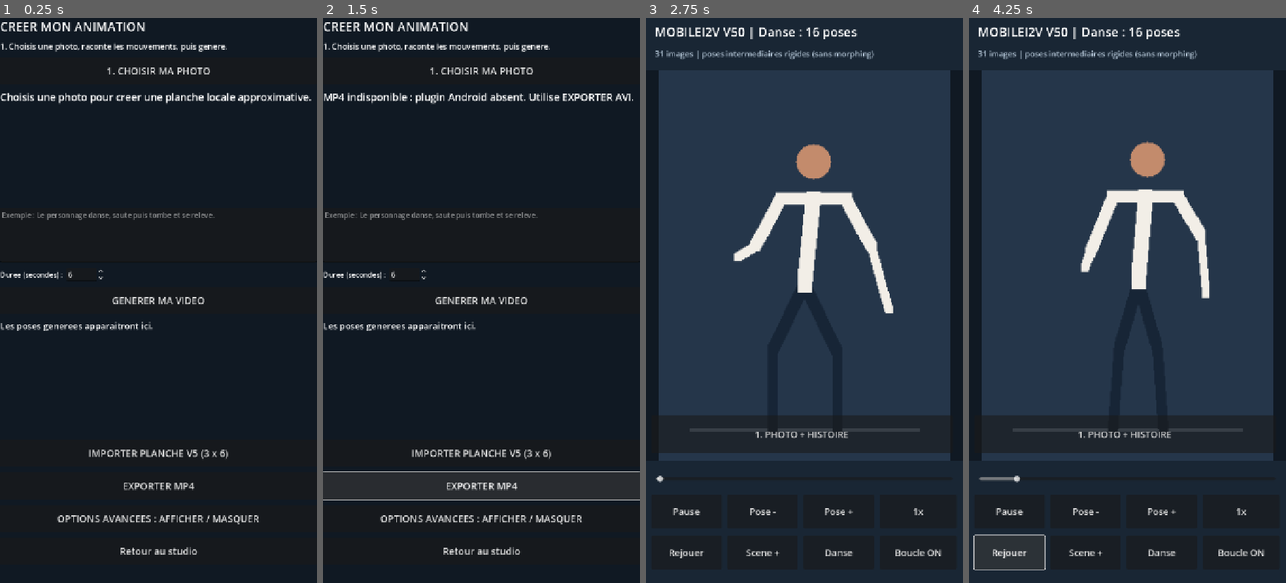
Above: before the commit, frames 1-4 (left to right).
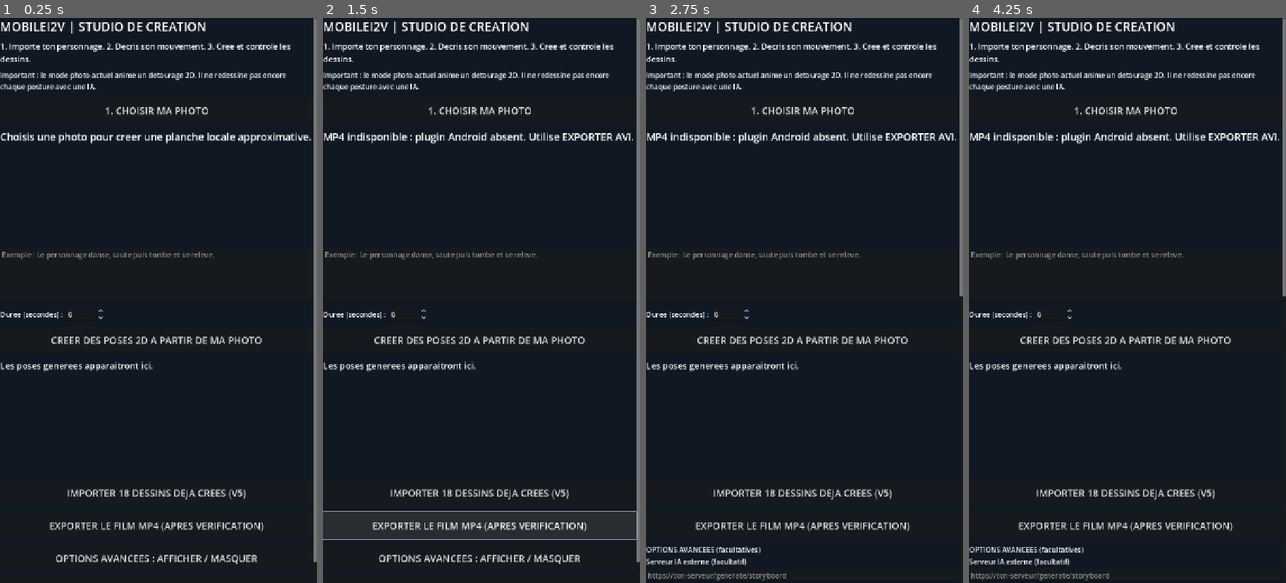
Above: after the commit, the same moments.

Repository: ericjamesempere-stack/MobileI2V-Xiaomi-
Game: Godot game, scene res://scenes/main.tscn
The game is run twice, just before and just after one commit, with the same random seed, the same clock (stepped at 60 frames per second) and the same inputs.
Inputs (mouse positions are in pixels of both pictures, inside the frame that each line leads up to):
- Up to frame 1 (0.25 s): no input
- Up to frame 2 (1.5 s): click "GENERER MA VIDEO" (after the commit: "CREER DES POSES 2D A PARTIR D…") at 0.5 s; click "EXPORTER MP4" (after the commit: "EXPORTER LE FILM MP4 (APRES V…") at 1.25 s
- Up to frame 3 (2.75 s): click (804, 549) at 2 s, where only the run before the commit has a clickable "Retour au studio"
- Up to frame 4 (4.25 s): click "Rejouer" at 2.75 s; click "Rejouer" at 3.5 s

The runs differ from the first frame. In frame 1, 11% of the frame differs, in the area x 0-100%, y 0-97%; in frame 2, 13%; in frame 3, 62%; in frame 4, 63%, in the area x 0-100%, y 0-100%.

Commit message:
Clarify photo versus V5 drawings workflows and display generated pose preview

Diff:
--- a/scripts/storyboard.gd
+++ b/scripts/storyboard.gd
@@ -45,8 +45,9 @@
     root_box.add_theme_constant_override("separation", 12)
     sc.add_child(root_box)
     sc.horizontal_scroll_mode = ScrollContainer.SCROLL_MODE_DISABLED
-    _label("CREER MON ANIMATION", 28)
-    _label("1. Choisis une photo, raconte les mouvements, puis genere.", 18)
+    _label("MOBILEI2V | STUDIO DE CREATION", 28)
+    _label("1. Importe ton personnage. 2. Decris son mouvement. 3. Cree et controle les dessins.", 18)
+    _label("Important : le mode photo actuel anime un detourage 2D. Il ne redessine pas encore chaque posture avec une IA.", 16)
     _button("1. CHOISIR MA PHOTO", _choose_image)
     status = _label("Choisis une photo pour creer une planche locale approximative.", 23)
     preview = TextureRect.new()
@@ -77,7 +78,7 @@
     duration_input.step = 1
     duration_input.value = 6
     line.add_child(duration_input)
-    _button("GENERER MA VIDEO", _automatic_local_movie)
+    _button("CREER DES POSES 2D A PARTIR DE MA PHOTO", _automatic_local_movie)
     contact_caption = _label("Les poses generees apparaitront ici.", 20)
     contact_sheet = TextureRect.new()
     contact_sheet.custom_minimum_size = Vector2(0, 220)
@@ -85,8 +86,8 @@
     contact_sheet.expand_mode = TextureRect.EXPAND_IGNORE_SIZE
     contact_sheet.stretch_mode = TextureRect.STRETCH_KEEP_ASPECT_CENTERED
     root_box.add_child(contact_sheet)
-    _button("IMPORTER PLANCHE V5 (3 x 6)", _choose_pose_sheet)
-    _button("EXPORTER MP4", _export_board_mp4)
+    _button("IMPORTER 18 DESSINS DEJA CREES (V5)", _choose_pose_sheet)
+    _button("EXPORTER LE FILM MP4 (APRES VERIFICATION)", _export_board_mp4)
     var advanced_box := VBoxContainer.new()
     root_box.add_child(advanced_box)
     advanced_box.visible = false
@@ -118,7 +119,7 @@
     _button("Pose suivante", _next, advanced_box)
     _button("Enregistrer la planche", _save, advanced_box)
     _button("Recharger la planche", _load_saved, advanced_box)
-    _button("Retour au studio", _close)
+    _button("FERMER LE STUDIO (ANCIEN LECTEUR)", _close)
     picker = FileDialog.new()
     picker.file_mode = FileDialog.FILE_MODE_OPEN_FILE
     picker.access = FileDialog.ACCESS_FILESYSTEM
@@ -267,6 +268,7 @@
         accepted.append(true)
         plan.append(i)
     frame_index = 0
+    _refresh()
     _build_contact_sheet()
     status.text = "18 poses V5 importees localement. Export MP4 disponible. ATTENTION : poses maintenues, pas de redessin IA."
 
@@ -502,7 +504,7 @@
     preview.texture = ImageTexture.create_from_image(img)
     status.text = "PHOTO CHARGEE (%d x %d) : preparation..." % [img.get_width(), img.get_height()]
     await get_tree().process_frame
-    status.text = "Photo conservee. Decris une action puis lance Planche adaptative 2D."
+    status.text = "Photo importee. Decris une action. Le mode 2D conserve des morceaux de la photo; pas de redessin IA."
 
 func _texture_for_path(path: String) -> Texture2D:
     if path.begins_with("user://") or path.begins_with("/"):
@@ -807,12 +809,19 @@
     # Reset only the in-memory result of the previous generation.
     # Previously, a failed generation could export an old storyboard as
     # though it were the newly requested video. Saved projects are untouched.
+    v5_sheet_loaded = false
     sources.clear()
     paths.clear()
     plan.clear()
     accepted.clear()
     frame_index = 0
-    preview.texture = null
+    # Preserve the reference photo preview until actual pose frames exist.
+    if not imported_path.is_empty() and FileAccess.file_exists(imported_path):
+        var reference_image := Image.new()
+        if reference_image.load(imported_path) == OK:
+            preview.texture = ImageTexture.create_from_image(reference_image)
+    else:
+        preview.texture = null
     contact_sheet.texture = null
     contact_caption.text = "Nouvelle planche en cours de generation."
     status.text = "Etape 1/3 : creation automatique de la planche."
